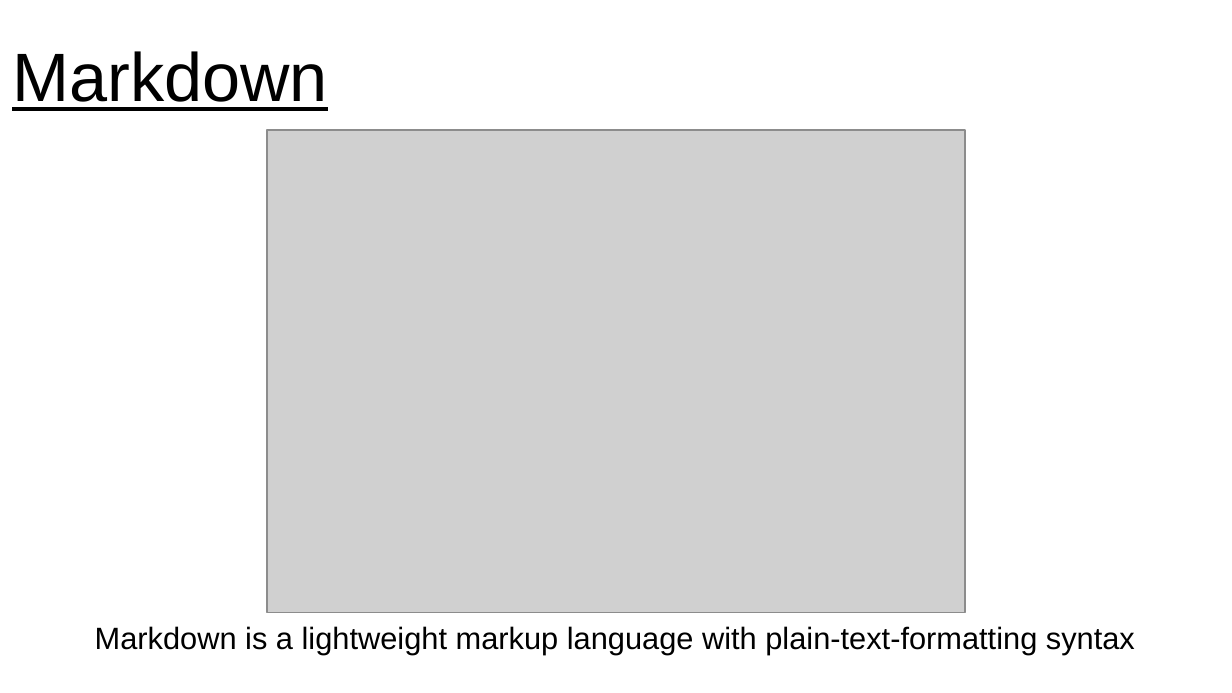
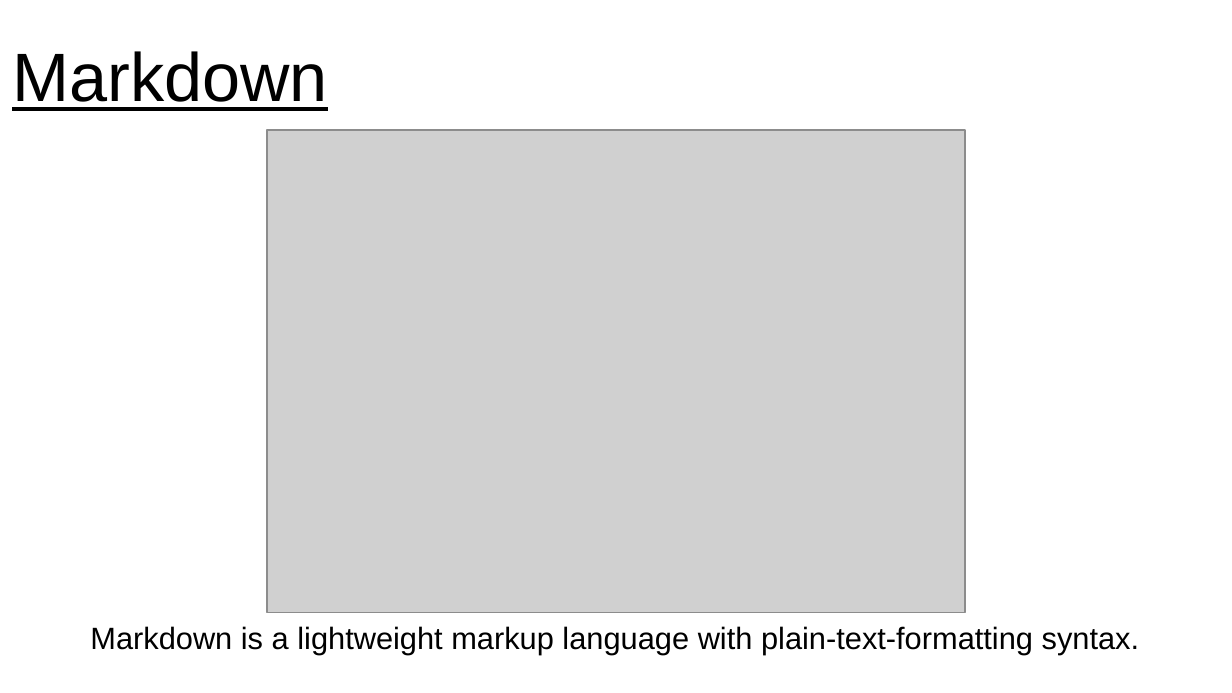
Before and after one commit to jennahamlin/GiGte, a slide deck: slide 3 of GiGte.pptx. Drawn at 1232x693 pixels with LibreOffice and Linux fonts; fonts in the diff are those of the drawing; grey boxes stand for pictures. Boxes give left, top, right and bottom in pixels: in the first picture for what was removed or moved away, otherwise in the second. Text is boxed around its words. In the diff, an @@ line names an element or a change of style, - is before the commit and + after.

```diff
--- a/GiGte.pptx
+++ b/GiGte.pptx
@@ text at [90, 626, 1139, 655]: text changed @@
-Markdown is a lightweight markup language with plain-text-formatting syntax
+Markdown is a lightweight markup language with plain-text-formatting syntax.
```
Also in this commit, not shown: 4 other slides changed, 1 slide added, 2 other files.
